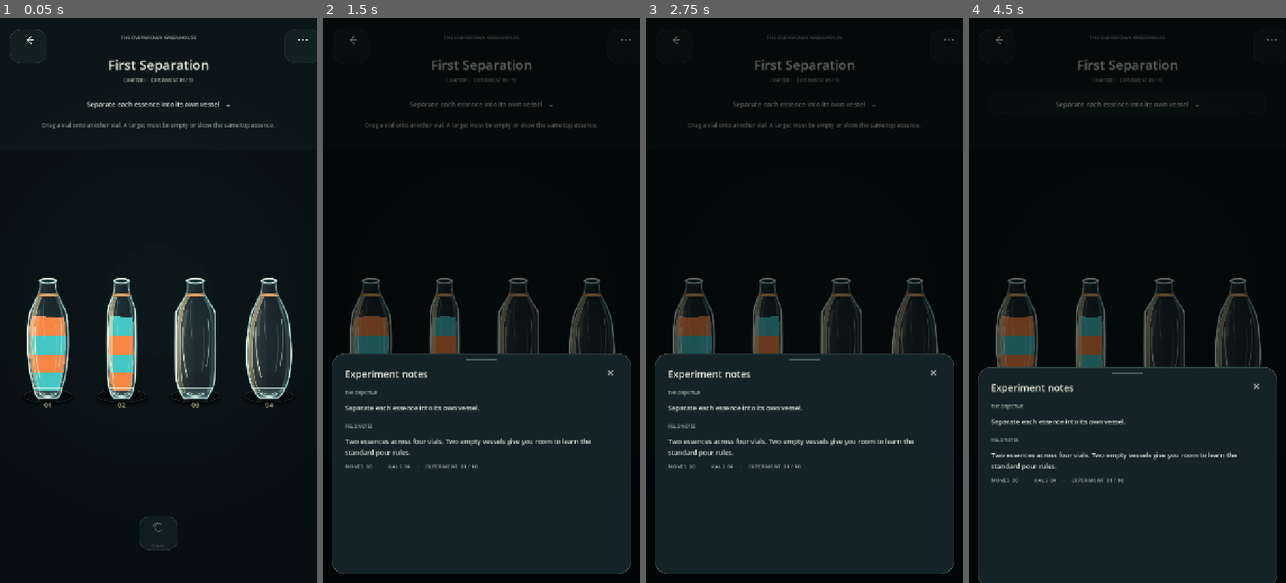
Above: before the commit, frames 1-4 (left to right).
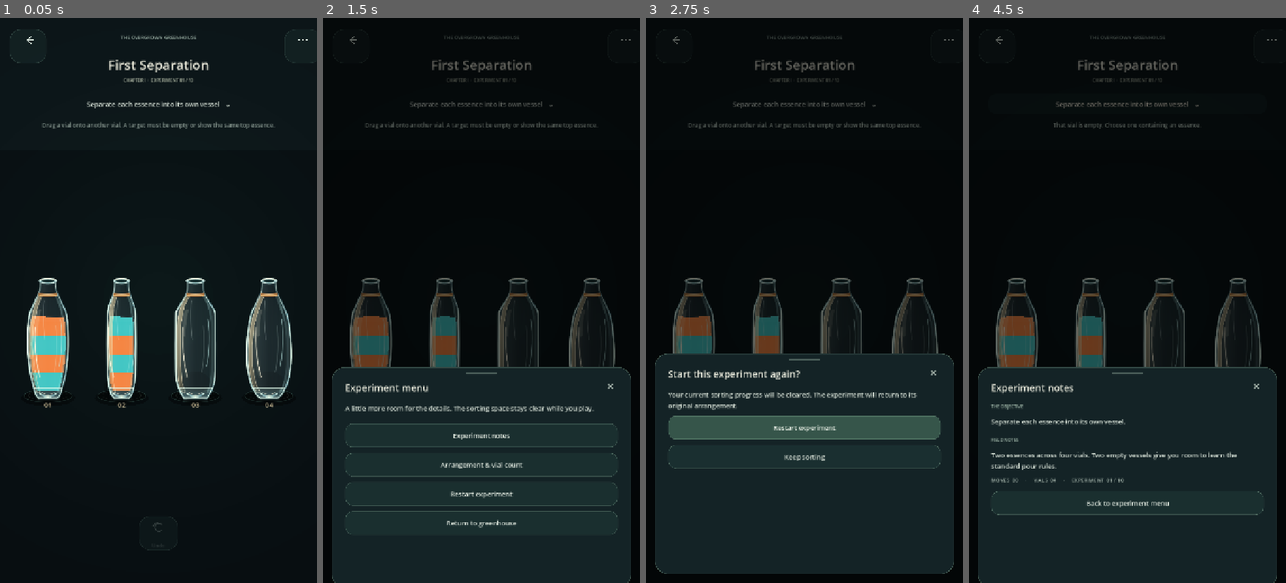
Above: after the commit, the same moments.

Repository: Kryodo/spell-sort-game
Game: Godot game, scene res://scenes/dark_sorting_slots_prototype.tscn
Same seed, same stepped clock (60 frames per second), same inputs: the game is played once before the commit and once after it. This scene is started directly instead of the project's main scene.
Inputs (mouse positions are in pixels of both pictures, inside the frame that each line leads up to):
- Up to frame 1 (0.05 s): no input
- Up to frame 2 (1.5 s): click "Separate each essence into it…" at 0.5 s; click (481, 486) at 1.25 s, where only the run after the commit has a clickable "Back to experiment menu"
- Up to frame 3 (2.75 s): click (804, 481) at 2 s, where only the run after the commit has a clickable "Restart experiment"
- Up to frame 4 (4.5 s): click (1127, 424) at 2.75 s, where only the run after the commit has a clickable "Restart experiment"; click (1257, 373) at 3.5 s, where only the run before the commit has a clickable "×"; click "Separate each essence into it…" at 4.25 s

The runs differ from the first frame. In frame 1, less than 0.1% of the frame differs, in the area x 48-52%, y 89-91%; in frame 2, 6.6%, in the area x 2-98%, y 59-100%; in frame 3, 5.6%; in frame 4, 0.6%.

Commit message:
Animate contextual gameplay actions

Diff:
--- a/scripts/dark_sorting_slots_prototype.gd
+++ b/scripts/dark_sorting_slots_prototype.gd
@@ -184,6 +184,10 @@
 var _sheet_title: Label
 var _sheet_content: VBoxContainer
 var _sheet_kind: String = ""
+var _undo_action_active: bool = false
+var _pipette_action_active: bool = false
+var _transmute_action_active: bool = false
+var _continue_action_active: bool = false
 
 
 func _draw() -> void:
@@ -298,6 +302,15 @@
     next_level_action_button = _make_icon_button("continue", "Continue", Callable(self, "_continue_from_completion"))
     next_level_action_button.z_index = 24
     add_child(next_level_action_button)
+
+    undo_button.visible = false
+    pipette_button.visible = false
+    transmute_button.visible = false
+    next_level_action_button.visible = false
+    undo_button.modulate.a = 0.0
+    pipette_button.modulate.a = 0.0
+    transmute_button.modulate.a = 0.0
+    next_level_action_button.modulate.a = 0.0
 
     # The inherited sorting controller still owns puzzle state and action rules.
     # These non-rendered controls satisfy its shared HUD refresh contract.
@@ -484,21 +497,28 @@
     objective_label.visible = false
     restart_button.visible = false
 
-    undo_button.visible = not round_complete
+    var special := String(level_data.get("special", "classic"))
+    var show_undo := not round_complete
+    var show_pipette := not round_complete and (special == "pipette" or special == "master")
+    var show_transmute := not round_complete and (special == "transmute" or special == "master")
+    var show_continue := round_complete
+
+    _transition_action_visibility(undo_button, show_undo, _undo_action_active)
+    _transition_action_visibility(pipette_button, show_pipette, _pipette_action_active)
+    _transition_action_visibility(transmute_button, show_transmute, _transmute_action_active)
+    _transition_action_visibility(next_level_action_button, show_continue, _continue_action_active)
+
+    _undo_action_active = show_undo
+    _pipette_action_active = show_pipette
+    _transmute_action_active = show_transmute
+    _continue_action_active = show_continue
+
     undo_button.disabled = move_history.is_empty() or is_animating
-    undo_button.caption = "Undo"
-    undo_button.queue_redraw()
-
-    var special := String(level_data.get("special", "classic"))
-    pipette_button.visible = not round_complete and (special == "pipette" or special == "master")
+    undo_button.configure("undo", "Undo")
     pipette_button.disabled = precision_used or is_animating
     pipette_button.configure("pipette", "Used" if precision_used else ("Armed" if precision_armed else "Pipette"))
-
-    transmute_button.visible = not round_complete and (special == "transmute" or special == "master")
     transmute_button.disabled = transmute_used or is_animating
     transmute_button.configure("transmute", "Done" if transmute_used else "Transmute")
-
-    next_level_action_button.visible = round_complete
     next_level_action_button.disabled = is_animating
     next_level_action_button.configure("continue", "Return" if current_level >= 9 else "Continue")
 
@@ -526,17 +546,16 @@
     if not is_instance_valid(undo_button):
         return
 
-    if round_complete:
-        next_level_action_button.position = Vector2(236.0, 1128.0)
-        next_level_action_button.size = Vector2(248.0, 78.0)
+    if _continue_action_active:
+        _animate_action_position(next_level_action_button, Vector2(236.0, 1128.0), Vector2(248.0, 78.0))
         return
 
     var actions: Array = []
-    if undo_button.visible:
+    if _undo_action_active:
         actions.append(undo_button)
-    if pipette_button.visible:
+    if _pipette_action_active:
         actions.append(pipette_button)
-    if transmute_button.visible:
+    if _transmute_action_active:
         actions.append(transmute_button)
 
     var button_width := 88.0
@@ -547,8 +566,39 @@
 
     for index in range(actions.size()):
         var action: SoftIconButton = actions[index]
-        action.position = Vector2(start_x + float(index) * (button_width + separation), 1128.0)
-        action.size = Vector2(button_width, button_height)
+        var target := Vector2(start_x + float(index) * (button_width + separation), 1128.0)
+        _animate_action_position(action, target, Vector2(button_width, button_height))
+
+
+func _transition_action_visibility(button: SoftIconButton, should_show: bool, was_showing: bool) -> void:
+    if should_show:
+        button.visible = true
+        if not was_showing:
+            button.modulate.a = 0.0
+            button.position.y = 1146.0
+            var reveal := create_tween().set_parallel(true)
+            reveal.tween_property(button, "modulate:a", 1.0, 0.20).set_trans(Tween.TRANS_CUBIC).set_ease(Tween.EASE_OUT)
+            reveal.tween_property(button, "position:y", 1128.0, 0.24).set_trans(Tween.TRANS_BACK).set_ease(Tween.EASE_OUT)
+        else:
+            button.modulate.a = 1.0
+    elif was_showing:
+        button.visible = true
+        var conceal := create_tween().set_parallel(true)
+        conceal.tween_property(button, "modulate:a", 0.0, 0.15).set_trans(Tween.TRANS_CUBIC).set_ease(Tween.EASE_IN)
+        conceal.tween_property(button, "position:y", 1144.0, 0.18).set_trans(Tween.TRANS_CUBIC).set_ease(Tween.EASE_IN)
+        conceal.chain().tween_callback(Callable(button, "hide"))
+    else:
+        button.visible = false
+        button.modulate.a = 0.0
+
+
+func _animate_action_position(button: SoftIconButton, target: Vector2, target_size: Vector2) -> void:
+    button.size = target_size
+    if button.visible and button.modulate.a > 0.95 and button.position.distance_to(target) > 1.0:
+        var tween := create_tween()
+        tween.tween_property(button, "position", target, 0.18).set_trans(Tween.TRANS_CUBIC).set_ease(Tween.EASE_OUT)
+    else:
+        button.position = target
 
 
 func _set_status(value: String) -> void:
@@ -696,8 +746,7 @@
             _add_sheet_copy(String(level_data.get("description", "No additional notes for this experiment.")))
             var stats := "MOVES  %02d     ·     VIALS  %02d     ·     EXPERIMENT  %02d / 10" % [move_count, bottle_contents.size(), current_level + 1]
             _add_sheet_copy(stats, 12, Color("#a8b8ae"))
-            if level_data.has("special"):
-                _add_sheet_button("Back to experiment menu", Callable(self, "_show_sheet").bind("menu"))
+            _add_sheet_button("Back to experiment menu", Callable(self, "_show_sheet").bind("menu"))
         "layout":
             _sheet_title.text = "Arrangement"
             _add_sheet_copy("These comparison controls are tucked away here so they never compete with the actual sorting.")
